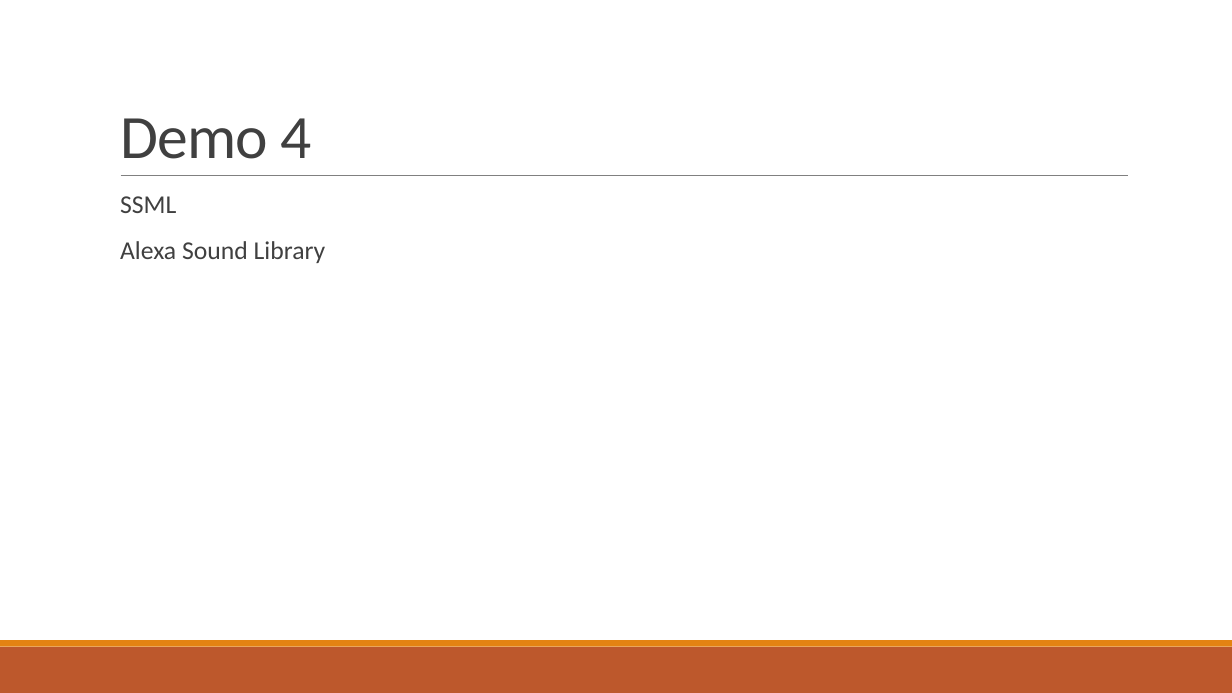
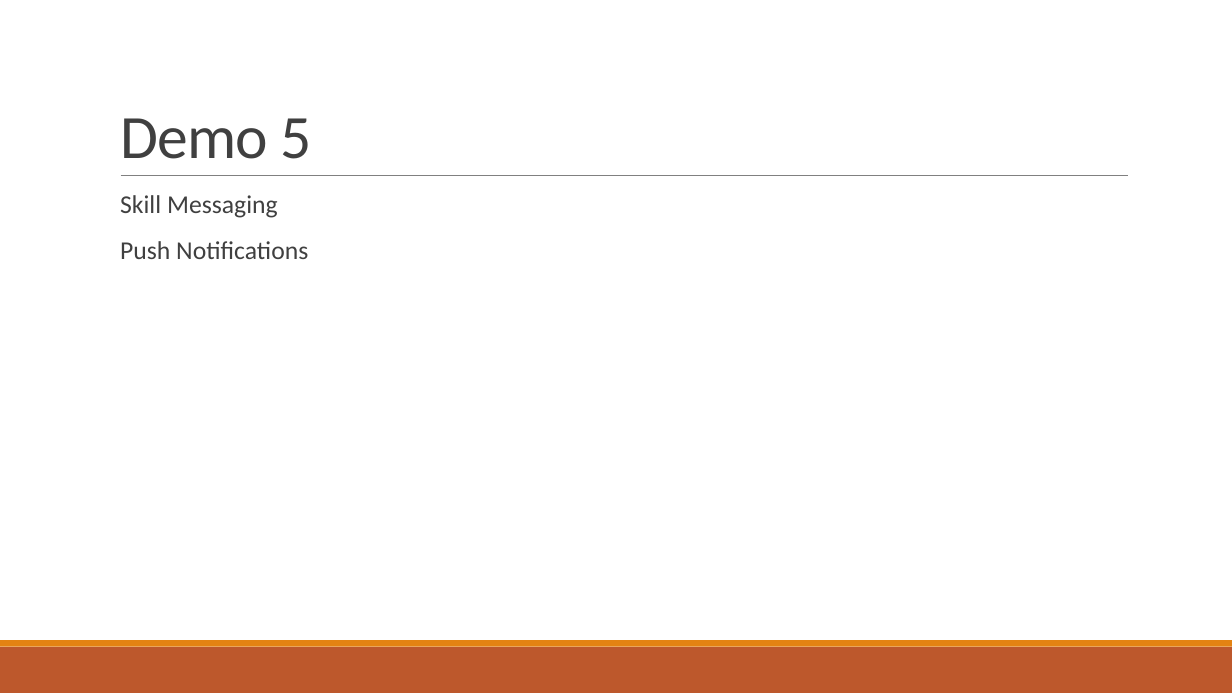
Before and after one commit to stoiveyp/DDDWales2018, a slide deck: slide 25 of Presentation/VoiceAndMore.pptx (slide 26 before the commit). Drawn at 1232x693 pixels with LibreOffice and Linux fonts; fonts in the diff are those of the drawing. Boxes give left, top, right and bottom in pixels: in the first picture for what was removed or moved away, otherwise in the second. Text is boxed around its words. In the diff, an @@ line names an element or a change of style, - is before the commit and + after.

```diff
--- a/Presentation/VoiceAndMore.pptx
+++ b/Presentation/VoiceAndMore.pptx
@@ title at [120, 118, 312, 159]: text changed @@
-Demo 4
+Demo 5
@@ text at [120, 195, 308, 259]: text changed @@
-  SSML
-  Alexa Sound Library
+  Skill Messaging
+  Push Notifications
```
Also in this commit, not shown: 5 other slides changed, 2 slides added, 1 slide removed.
